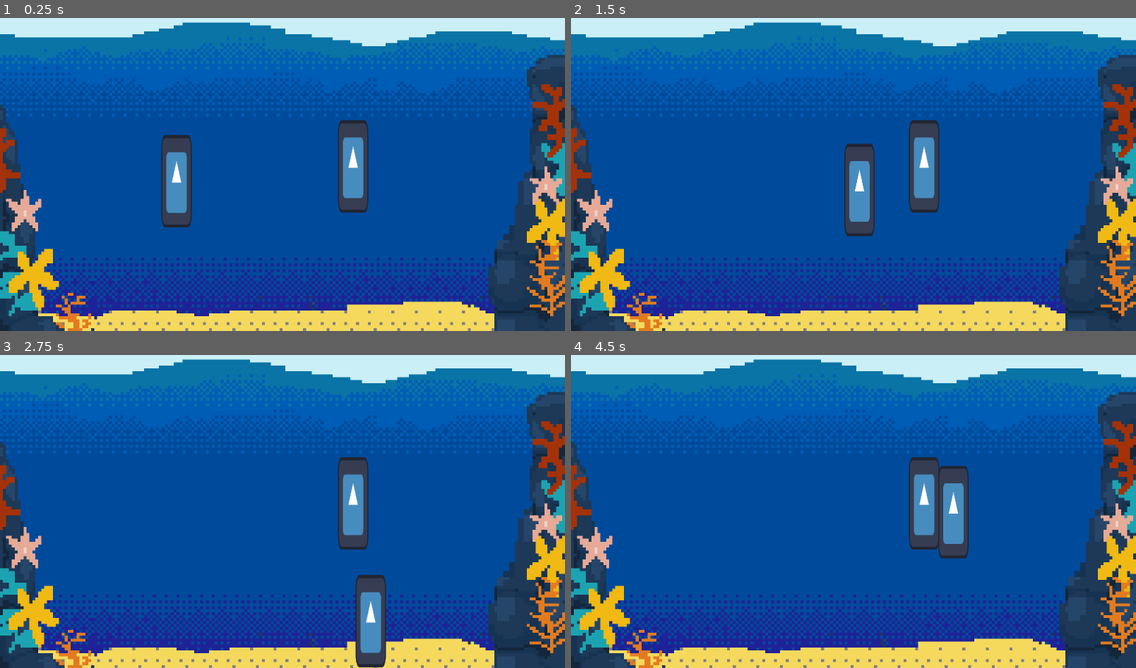
Above: before the commit, frames 1-4 (two rows, left to right).
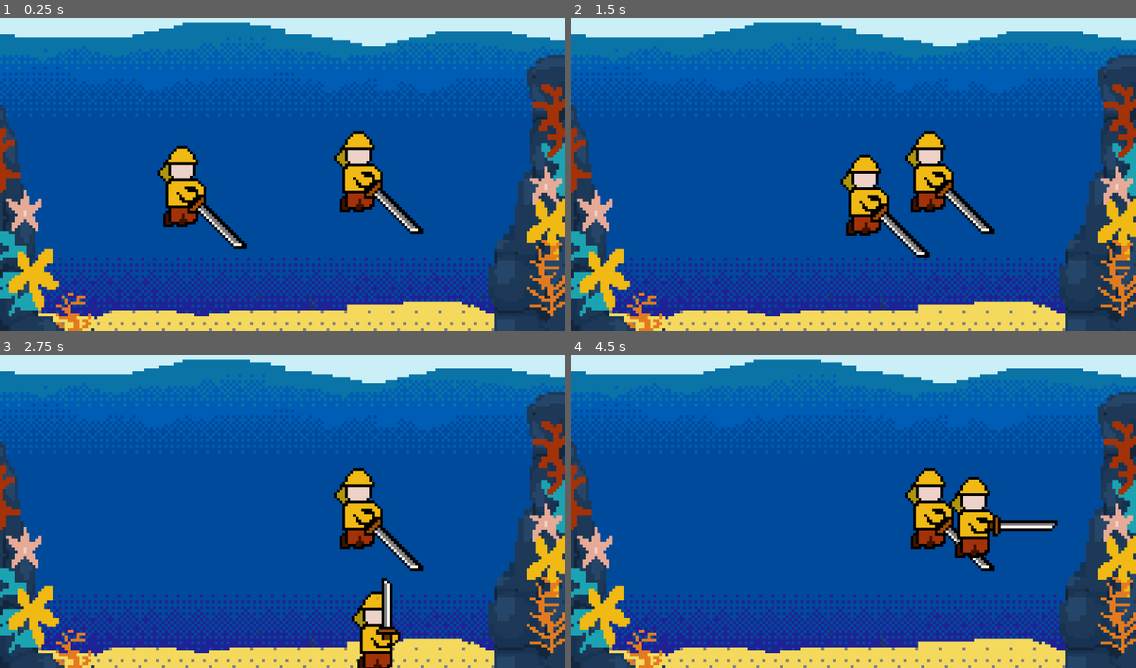
Above: after the commit, the same moments.

Repository: qvorr/fih
Game: Godot game, scene res://FightModeScene.tscn
Same seed, same stepped clock (60 frames per second), same inputs: the game is played once before the commit and once after it. The engine's default icon, where the game draws it, is replaced by a stand-in: a white triangle on a blue panel in a dark square.
Inputs:
- Up to frame 1 (0.25 s): no input
- Up to frame 2 (1.5 s): tap Enter at 0.5 s; hold D (move_right) 0.53-1.28 s; tap I (attack_high) at 0.6 s; tap M (attack_low) at 0.8, 1.35 s; hold S (move_down) from 1.28 s (still down)
- Up to frame 3 (2.75 s): tap K (attack_mid) at 1.55, 2.1 s; release S (move_down) at 2.03 s; hold D (move_right) from 2.03 s (still down); tap I (attack_high) at 2.3 s
- Up to frame 4 (4.5 s): release D (move_right) at 2.78 s; hold W (move_up) 2.78-3.53 s; tap I (attack_high) at 2.85 s; tap M (attack_low) at 3.05, 3.6 s; hold A (move_left) from 3.53 s (still down); tap K (attack_mid) at 3.8, 4.35 s; tap Space at 4.25 s

The runs differ from the first frame. In frame 1, 4.7% of the frame differs, in the area x 27-75%, y 32-74%; in frame 2, 4.7%; in frame 3, 4.3%; in frame 4, 4.6%.

Commit message:
swooshes on swords animated in-game

Diff:
--- a/player.tscn
+++ b/player.tscn
@@ -1,70 +1,88 @@
 [gd_scene format=3 uid="uid://ckudr8chj1kgo"]
 
+[ext_resource type="Texture2D" uid="uid://dk51uyuh34sr8" path="res://assets/scene 2/idle.png" id="1_hqtel"]
 [ext_resource type="Script" uid="uid://vo1aet2585sx" path="res://scripts/PlayerMovement.gd" id="1_i3pqv"]
-[ext_resource type="Texture2D" uid="uid://4q335xxs2p" path="res://assets/icon.svg" id="2_hqtel"]
+[ext_resource type="Texture2D" uid="uid://c6xv4476j0e3" path="res://assets/scene 2/attack-up.png" id="3_1jxqw"]
 [ext_resource type="Script" uid="uid://c6rr75g2yee11" path="res://scripts/KatanaHit.gd" id="3_sweqy"]
+[ext_resource type="Texture2D" uid="uid://dspj2cigcqx84" path="res://assets/scene 2/attack-mid.png" id="4_dw050"]
 [ext_resource type="Script" uid="uid://bss4mgihbqfdc" path="res://scripts/HealthAndTakeDamage.gd" id="4_hqtel"]
+[ext_resource type="Texture2D" uid="uid://bl0chrgs8mulh" path="res://assets/scene 2/attack-down.png" id="5_b26j0"]
+[ext_resource type="Texture2D" uid="uid://gj5h5l2deuuf" path="res://assets/scene 2/attack-up-swoosh.png" id="5_dw050"]
+[ext_resource type="Texture2D" uid="uid://ccpcq74d6iifo" path="res://assets/scene 2/attack-mid-swoosh.png" id="7_n7ghd"]
+[ext_resource type="Texture2D" uid="uid://b0yp32i5fp8b4" path="res://assets/scene 2/attack-down-swoosh.png" id="8_nvl01"]
 
 [sub_resource type="RectangleShape2D" id="RectangleShape2D_1klgc"]
-size = Vector2(128, 128)
+size = Vector2(61.2245, 112.69388)
 
 [sub_resource type="RectangleShape2D" id="RectangleShape2D_w2kh6"]
-size = Vector2(182.8125, 51.020462)
+size = Vector2(69.03647, 50.00003)
 
 [sub_resource type="RectangleShape2D" id="RectangleShape2D_t8q3k"]
-size = Vector2(192.5, 33.571426)
+size = Vector2(77.57652, 36.785713)
 
 [sub_resource type="RectangleShape2D" id="RectangleShape2D_nijv6"]
-size = Vector2(185, 61.22444)
+size = Vector2(72.341835, 61.22444)
 
 [sub_resource type="RectangleShape2D" id="RectangleShape2D_n2j3b"]
-size = Vector2(186.875, 48.979588)
+size = Vector2(66.68814, 61.965973)
 
 [sub_resource type="RectangleShape2D" id="RectangleShape2D_7wp10"]
-size = Vector2(199.375, 35.15306)
+size = Vector2(44.897957, 42.066322)
 
 [node name="Player" type="CharacterBody2D" unique_id=1404003345]
-scale = Vector2(0.08, 0.245)
+position = Vector2(32.915, 35.93)
+scale = Vector2(0.245, 0.245)
 motion_mode = 1
 platform_on_leave = 2
 
+[node name="CollisionShape2D" type="CollisionShape2D" parent="." unique_id=1522167820]
+position = Vector2(10.551071, 7.653061)
+shape = SubResource("RectangleShape2D_1klgc")
+
 [node name="Sprite2D" type="Sprite2D" parent="." unique_id=1141526292]
-texture = ExtResource("2_hqtel")
-
-[node name="CollisionShape2D" type="CollisionShape2D" parent="." unique_id=1522167820]
-shape = SubResource("RectangleShape2D_1klgc")
+scale = Vector2(3.755, 3.755)
+texture = ExtResource("5_b26j0")
+centered = false
+offset = Vector2(-50.595, -60.05)
 
 [node name="Katana" type="Node2D" parent="." unique_id=192307028]
 script = ExtResource("3_sweqy")
+idle_tex = ExtResource("1_hqtel")
+high_tex = ExtResource("3_1jxqw")
+high_swoosh_tex = ExtResource("5_dw050")
+mid_tex = ExtResource("4_dw050")
+mid_swoosh_tex = ExtResource("7_n7ghd")
+low_tex = ExtResource("5_b26j0")
+low_swoosh_tex = ExtResource("8_nvl01")
 
 [node name="HighHit" type="Area2D" parent="Katana" unique_id=983801354]
 
 [node name="HighHitColl" type="CollisionShape2D" parent="Katana/HighHit" unique_id=2093563989]
-position = Vector2(162.5, -58.1633)
+position = Vector2(84.196075, -44.102028)
 shape = SubResource("RectangleShape2D_w2kh6")
 disabled = true
 
 [node name="OverHitColl" type="CollisionShape2D" parent="Katana/HighHit" unique_id=1828022404]
-position = Vector2(28.75, -81.17346)
+position = Vector2(61.571426, -65.0204)
 shape = SubResource("RectangleShape2D_t8q3k")
 disabled = true
 
 [node name="MidHit" type="Area2D" parent="Katana" unique_id=830866472]
 
 [node name="MidHitColl" type="CollisionShape2D" parent="Katana/MidHit" unique_id=13138186]
-position = Vector2(162.5, -2.0408936)
+position = Vector2(86.06122, 12.530609)
 shape = SubResource("RectangleShape2D_nijv6")
 disabled = true
 
 [node name="LowHit" type="Area2D" parent="Katana" unique_id=1539758977]
 
 [node name="LowHitColl" type="CollisionShape2D" parent="Katana/LowHit" unique_id=1279413773]
-position = Vector2(162.5, 53.061203)
+position = Vector2(81.97959, 73.7551)
 shape = SubResource("RectangleShape2D_n2j3b")
 disabled = true
 
 [node name="UnderHitColl" type="CollisionShape2D" parent="Katana/LowHit" unique_id=2132512956]
-position = Vector2(37.499985, 81.63265)
+position = Vector2(39.12245, 85.375015)
 shape = SubResource("RectangleShape2D_7wp10")
 disabled = true
 
--- a/scripts/KatanaHit.gd
+++ b/scripts/KatanaHit.gd
@@ -1,5 +1,17 @@
 extends Node2D
 @export var ATTACK_WINDOW = 0.3
+var SWOOSH_WINDOW = 0.1
+@export var COOLDOWN_WINDOW = 0.2
+@export var idle_tex: Texture2D
+@export var high_tex: Texture2D
+@export var high_swoosh_tex: Texture2D
+@export var mid_tex: Texture2D
+@export var mid_swoosh_tex: Texture2D
+@export var low_tex: Texture2D
+@export var low_swoosh_tex: Texture2D
+
+@onready var sprite: Sprite2D = get_parent().get_node("Sprite2D")
+
 var isAttacking = false
 
 # Called when the node enters the scene tree for the first time.
@@ -14,8 +26,13 @@
 		$HighHit/HighHitColl.disabled = false
 		$HighHit/OverHitColl.disabled = false
 		isAttacking = true
-		await get_tree().create_timer(ATTACK_WINDOW).timeout
-		print("yeah")
+		sprite.texture = high_swoosh_tex
+		await get_tree().create_timer(SWOOSH_WINDOW).timeout
+		sprite.texture = high_tex
+		await get_tree().create_timer(ATTACK_WINDOW - SWOOSH_WINDOW).timeout
+		sprite.texture = idle_tex
+		await get_tree().create_timer(COOLDOWN_WINDOW).timeout
+		print("high")
 		isAttacking = false
 		$HighHit/HighHitColl.disabled = true
 		$HighHit/OverHitColl.disabled = true
@@ -23,7 +40,12 @@
 	if Input.is_action_just_pressed("attack_mid") && !isAttacking:
 		$MidHit/MidHitColl.disabled = false
 		isAttacking = true
-		await get_tree().create_timer(ATTACK_WINDOW).timeout
+		sprite.texture = mid_swoosh_tex
+		await get_tree().create_timer(SWOOSH_WINDOW).timeout
+		sprite.texture = mid_tex
+		await get_tree().create_timer(ATTACK_WINDOW - SWOOSH_WINDOW).timeout
+		sprite.texture = idle_tex
+		await get_tree().create_timer(COOLDOWN_WINDOW).timeout
 		isAttacking = false
 		print("mid")
 		$MidHit/MidHitColl.disabled = true
@@ -32,17 +54,14 @@
 		$LowHit/LowHitColl.disabled = false
 		$LowHit/UnderHitColl.disabled = false
 		isAttacking = true
-		await get_tree().create_timer(ATTACK_WINDOW).timeout
+		sprite.texture = low_swoosh_tex
+		await get_tree().create_timer(SWOOSH_WINDOW).timeout
+		sprite.texture = low_tex
+		await get_tree().create_timer(ATTACK_WINDOW-SWOOSH_WINDOW).timeout
+		sprite.texture = idle_tex
+		await get_tree().create_timer(COOLDOWN_WINDOW).timeout
 		isAttacking = false
 		print("low")
 
 		$LowHit/LowHitColl.disabled = true
 		$LowHit/UnderHitColl.disabled = true
-
-
-func _on_hit_area_entered(area: Area2D) -> void:
-	pass # Replace with function body.
-
-
-func _on_high_hit_area_entered(area: Area2D) -> void:
-	pass # Replace with function body.
Not shown, added: assets/scene 2/attack-down-swoosh.png.import
Not shown, added: assets/scene 2/attack-down.png.import
Not shown, added: assets/scene 2/attack-mid-swoosh.png.import
Not shown, added: assets/scene 2/attack-mid.png.import
Not shown, added: assets/scene 2/attack-up-swoosh.png.import
Not shown, added: assets/scene 2/attack-up.png.import
Not shown, added: assets/scene 2/idle.png.import
